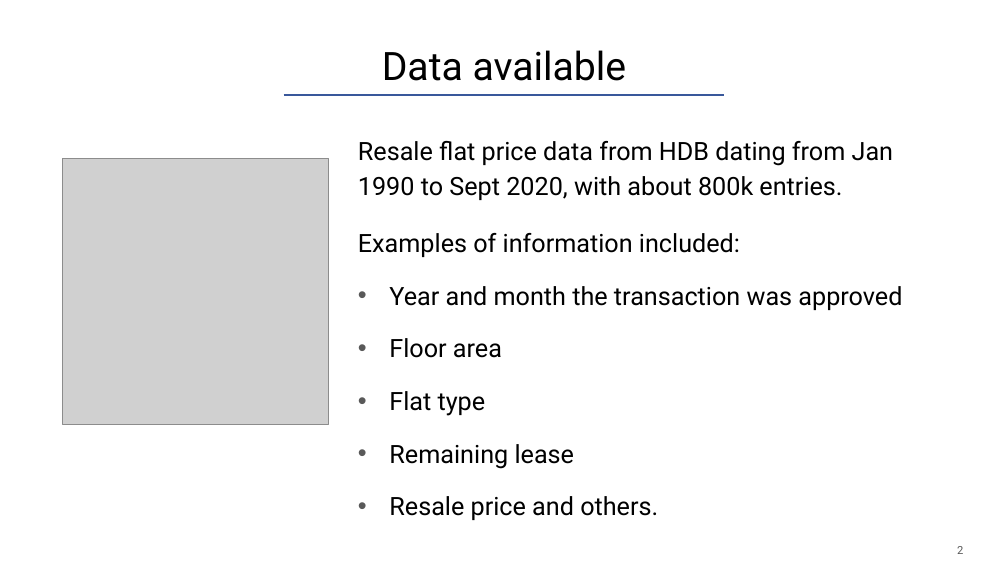
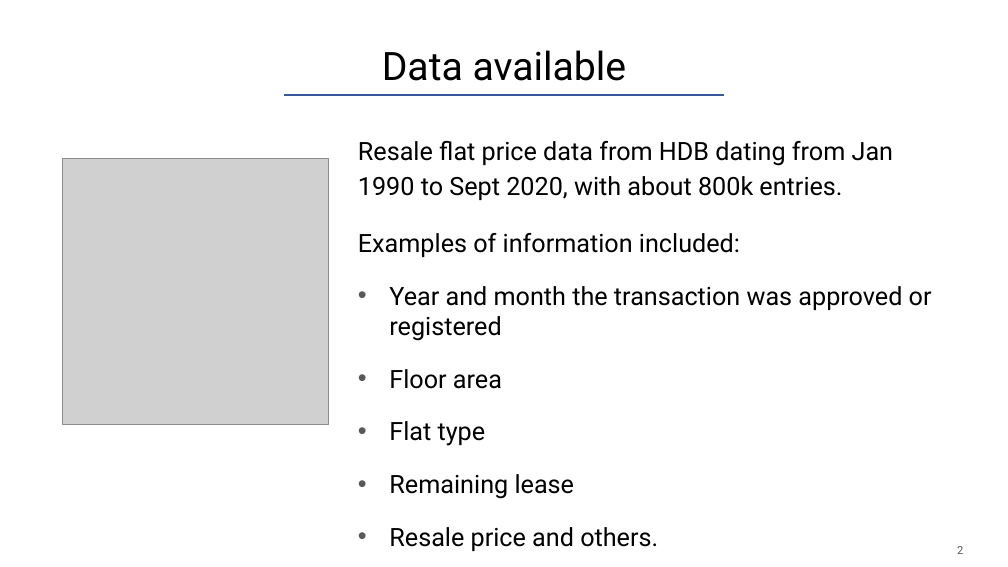
Before and after one commit to mhfren-sg/Project, a slide deck: slide 2 of Slides/Model_Prediction_Slides.pptx. Drawn at 1008x567 pixels with LibreOffice and Linux fonts; fonts in the diff are those of the drawing; grey boxes stand for pictures. Boxes give left, top, right and bottom in pixels: in the first picture for what was removed or moved away, otherwise in the second. Text is boxed around its words. In the diff, an @@ line names an element or a change of style, - is before the commit and + after.

```diff
--- a/Slides/Model_Prediction_Slides.pptx
+++ b/Slides/Model_Prediction_Slides.pptx
@@ text at [389,286,932,341]: text changed @@
-• Year and month the transaction was approved
+• Year and month the transaction was approved or registered
```
Also in this commit, not shown: 4 other files.
